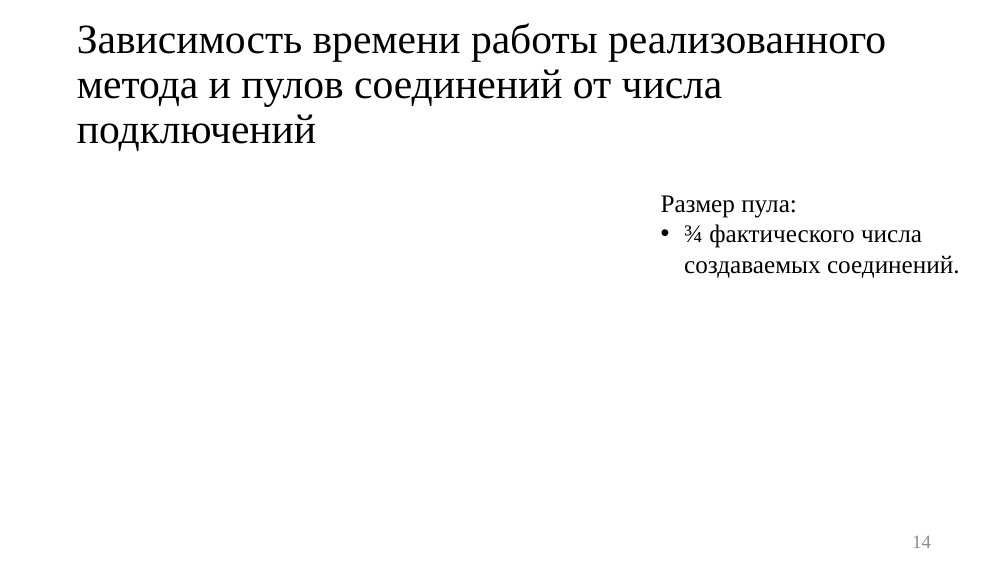
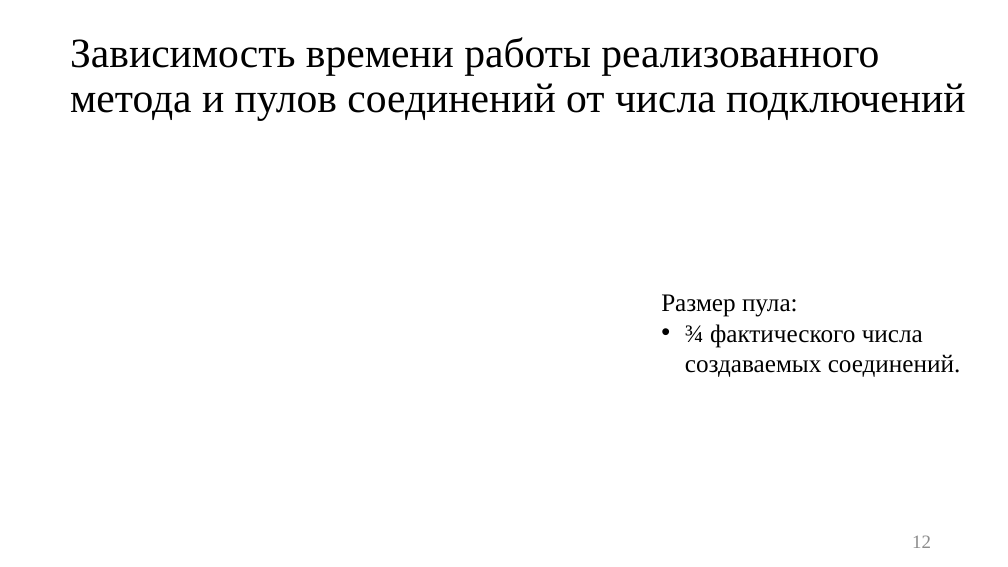
Before and after one commit to platosha-git/Diplom-theory, a slide deck: slide 12 of Презентация.pptx (slide 14 before the commit). Drawn at 1008x567 pixels with LibreOffice and Linux fonts; fonts in the diff are those of the drawing. Boxes give left, top, right and bottom in pixels: in the first picture for what was removed or moved away, otherwise in the second. Text is boxed around its words. In the diff, an @@ line names an element or a change of style, - is before the commit and + after.

```diff
--- a/Презентация.pptx
+++ b/Презентация.pptx
@@ title "Зависимость времени работы реализованного метода ..." rewrapped from (x1=77, y1=23, x2=886, y2=151) to (x1=70, y1=37, x2=965, y2=120) @@
@@ text "Размер пула:" moved from (x1=661, y1=195, x2=960, y2=278) to (x1=661, y1=294, x2=961, y2=377) @@
@@ page number at (x1=912, y1=535, x2=931, y2=548): text changed @@
-14
+12
```
Also in this commit, not shown: 8 other slides changed, 2 slides removed, 6 other files.
